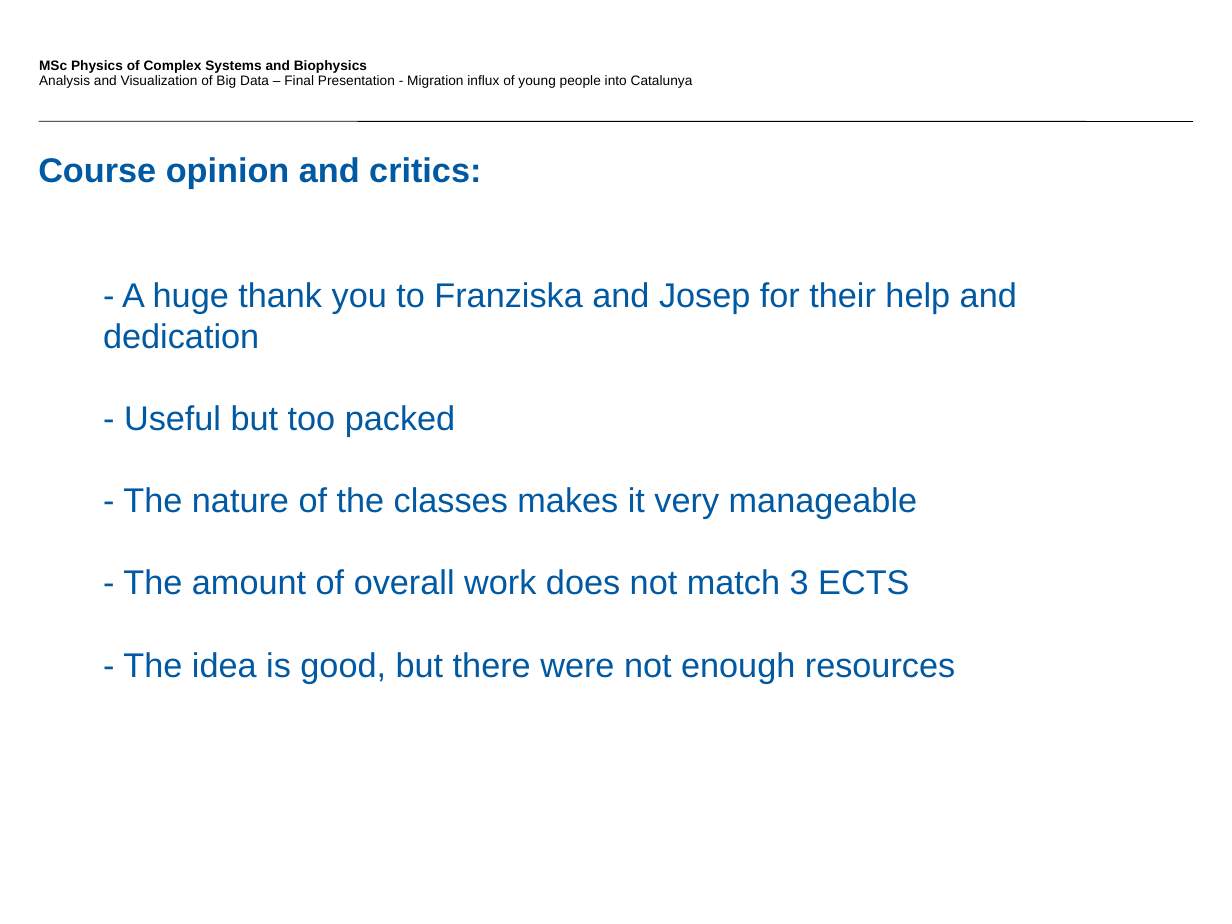
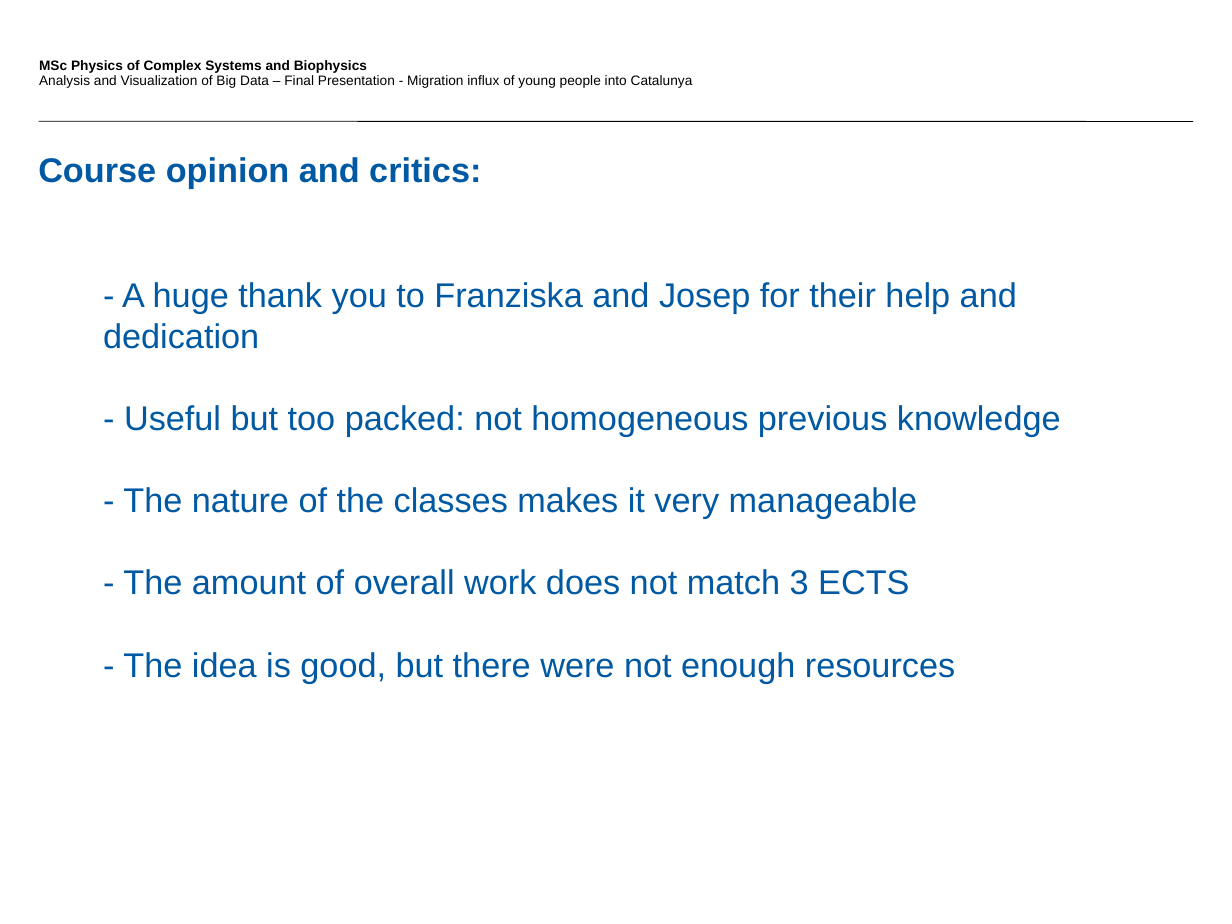
Before and after one commit to sowor14/Final_Dashboard, a slide deck: slide 19 of FinalPresentation_G1_v1.pptx. Drawn at 1232x924 pixels with LibreOffice and Linux fonts; fonts in the diff are those of the drawing; background and template pictures are left out. Boxes give left, top, right and bottom in pixels: in the first picture for what was removed or moved away, otherwise in the second. Text is boxed around its words. In the diff, an @@ line names an element or a change of style, - is before the commit and + after.

```diff
--- a/FinalPresentation_G1_v1.pptx
+++ b/FinalPresentation_G1_v1.pptx
@@ text at bbox=[124, 405, 1061, 437]: text changed @@
-- Useful but too packed
+- Useful but too packed: not homogeneous previous knowledge
```
Also in this commit, not shown: 6 other slides changed, 3 other files.
